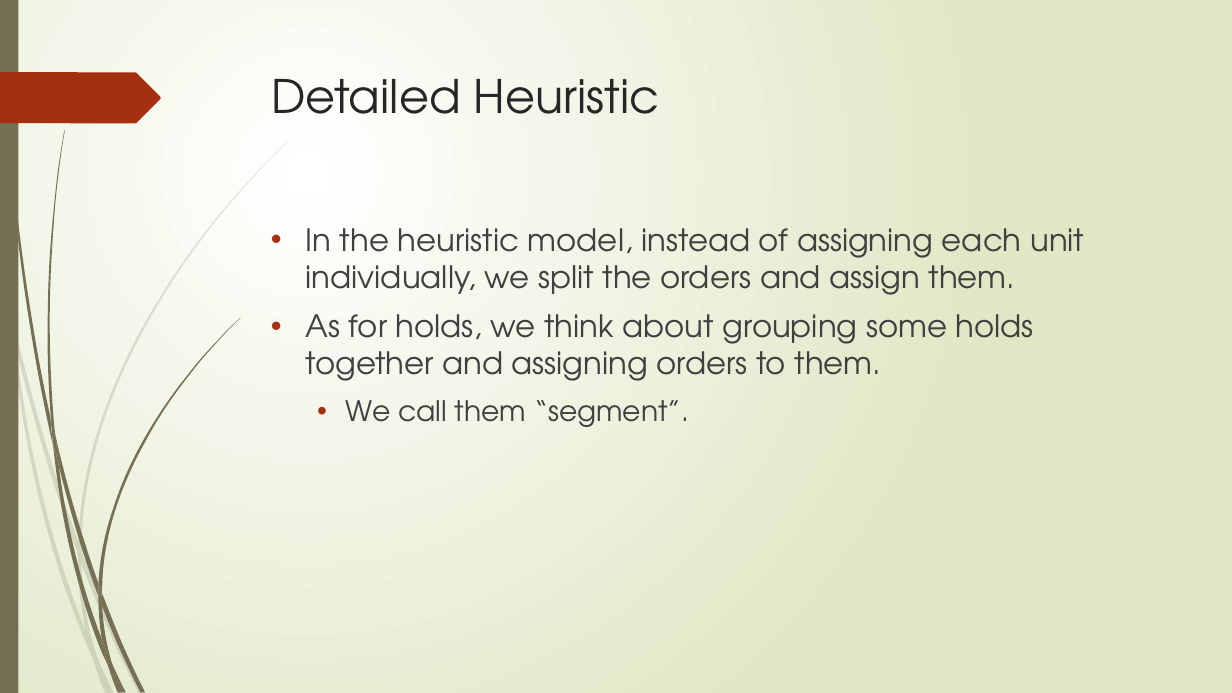
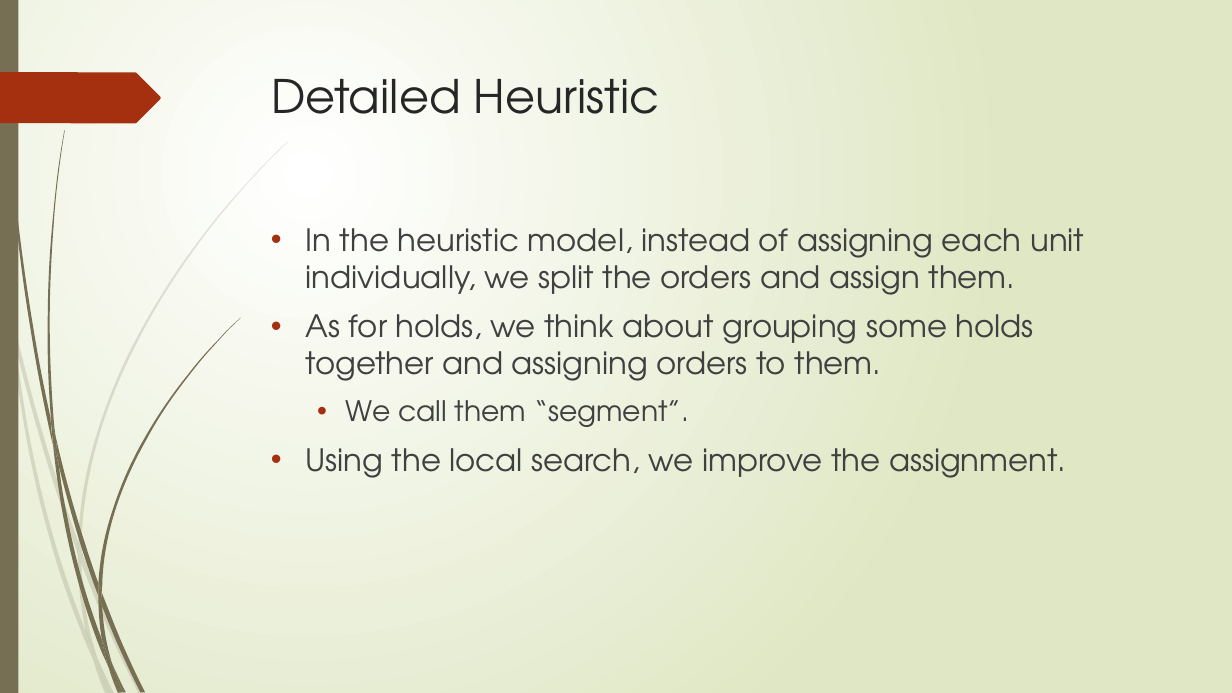
Before and after one commit to r-kurosu/kline_new, a slide deck: slide 29 of 竹田_合同研究会.pptx. Drawn at 1232x693 pixels with LibreOffice and Linux fonts; fonts in the diff are those of the drawing. Boxes give left, top, right and bottom in pixels: in the first picture for what was removed or moved away, otherwise in the second. Text is boxed around its words. In the diff, an @@ line names an element or a change of style, - is before the commit and + after.

```diff
--- a/竹田_合同研究会.pptx
+++ b/竹田_合同研究会.pptx
@@ text at <box>306,448,1066,478</box>: paragraph added @@
+• Using the local search, we improve the assignment.
```
Also in this commit, not shown: 2 other slides changed, 4 slides added.
